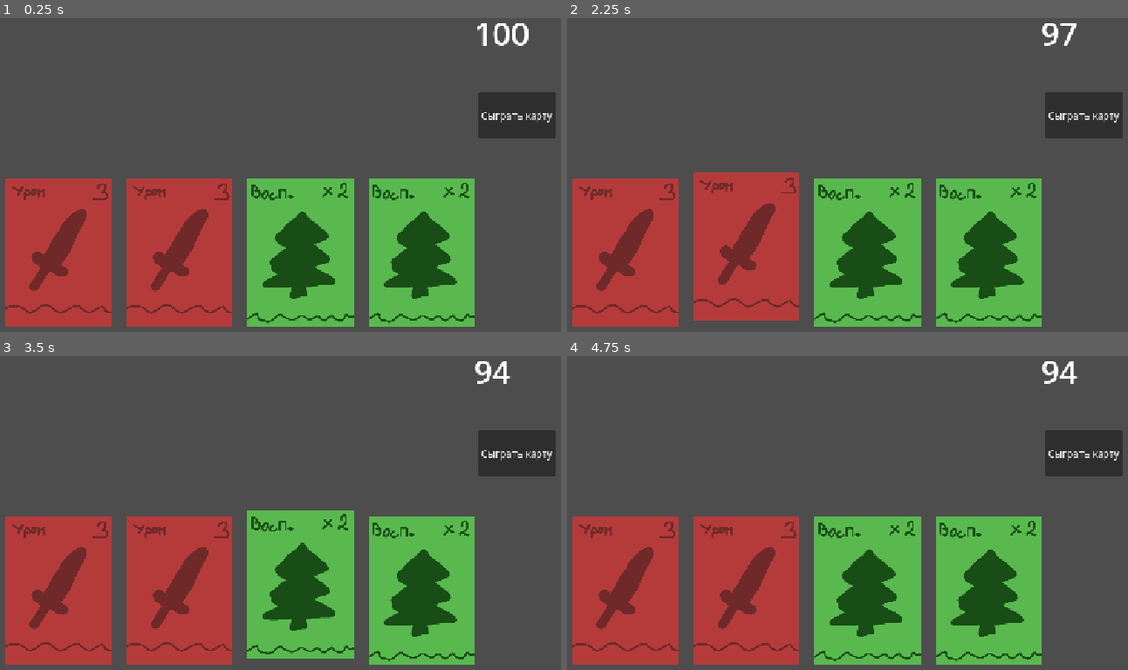
Above: before the commit, frames 1-4 (two rows, left to right).
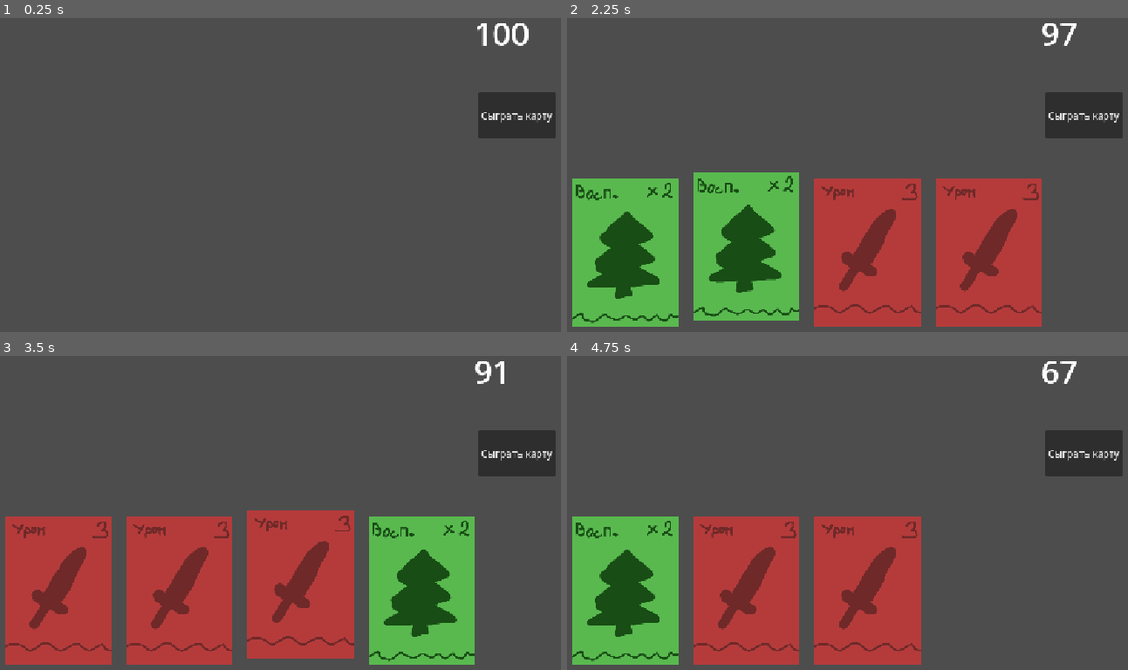
Above: after the commit, the same moments.

Repository: almoof/geopolar_game_ai_edition
Game: Godot game, scene res://scenes/battle.tscn
The game is run twice, just before and just after one commit, with the same random seed, the same clock (stepped at 60 frames per second) and the same inputs. This scene is started directly instead of the project's main scene.
Inputs (mouse positions are in pixels of both pictures, inside the frame that each line leads up to):
- Up to frame 1 (0.25 s): no input
- Up to frame 2 (2.25 s): click "Сыграть карту" at 0.5 s; tap Enter at 1.25 s; move the mouse to (623, 253) at 1.27 s; hold D (right) 1.28-2.03 s; hold F (interact) 1.28-2.03 s; click (623, 253) at 1.42 s; tap Space at 2 s; move the mouse to (746, 253) at 2.02 s; hold S (down) from 2.03 s (still down); tap F (interact) at 2.1 s; click (746, 253) at 2.17 s
- Up to frame 3 (3.5 s): tap Enter at 2.75 s; move the mouse to (302, 591) at 2.77 s; release S (down) at 2.78 s; hold D (right) from 2.78 s (still down); hold F (interact) from 2.78 s (still down); click (302, 591) at 2.92 s
- Up to frame 4 (4.75 s): tap Space at 3.5 s; move the mouse to (987, 591) at 3.52 s; release D (right) at 3.53 s; release F (interact) at 3.53 s; hold W (up) 3.53-4.28 s; tap F (interact) at 3.6 s; click (987, 591) at 3.67 s; tap Enter at 4.25 s; move the mouse to (1060, 585) at 4.27 s; hold A (left) from 4.28 s (still down); hold F (interact) from 4.28 s (still down)

The runs differ from the first frame. In frame 1, 36% of the frame differs, in the area x 0-85%, y 51-99%; in frame 2, 36%; in frame 3, 9.2%; in frame 4, 27%.
Error after the commit: Invalid assignment of property or key 'text' with value of type 'String' on a base object of type 'null instance'. (res://scenes/logic.gd:18)

Commit message:
Add discards and hand reroll

Diff:
--- a/scenes/logic.gd
+++ b/scenes/logic.gd
@@ -10,23 +10,31 @@
 var pineCardScene = preload("res://scenes/pine_card.tscn")
 
 var deck: Array[String] = ["damage_card", "damage_card", "damage_card", "damage_card", "pine_card", "pine_card"]
+var discard_deck: Array[String] = []
+var slots_num = 4
 
 func _ready() -> void:
 	$"../HP text".text = str(hp)
+	$"../Deck size".text = str(deck.size())
 	fill_slots()
-	instantiate_slots()
 
 
 func fill_slots() -> void:
+	slots.clear()
 	randomize()
-	for i in 4:
+	if deck.size() == 0:
+		return
+	elif slots_num > deck.size():
+		slots_num = deck.size()
+	for i in slots_num:
 		var random_card = deck.pick_random()
 		slots.append(random_card)
 		deck.erase(random_card)
-		print(slots)
+		#print(slots)
+	instantiate_slots()
 
 func instantiate_slots() -> void:
-	for i in 4:
+	for i in slots_num:
 		match slots[i]:
 			"damage_card":
 				var cardInstance = damageCardScene.instantiate() as Damage_Card
@@ -34,25 +42,45 @@
 				cardInstance.global_position = Vector2((i+1)*200, 430)
 				cardInstance.scale = Vector2(0.583, 0.583)
 				slots_inst.append(cardInstance)
-				print("1")
+				#print("1")
 			"pine_card":
 				var cardInstance = pineCardScene.instantiate() as Pine_Card
 				add_child(cardInstance)
 				cardInstance.global_position = Vector2((i+1)*200, 430)
 				cardInstance.scale = Vector2(0.583, 0.583)
 				slots_inst.append(cardInstance)
-				print("2")
-	print("array -", slots_inst)
+				#print("2")
+	#print("array -", slots_inst)
 func _on_button_pressed() -> void:
-	print(slots_inst)
+	#print("bylo ->", slots_inst)
 	for card in slots_inst:
 		if card.isSelected:
 			cards_to_play.append(check_id(card))
 			card.isSelected = false
 			card.position.y += 10
-			print("added")
-	print(cards_to_play)
+			#print("added")
+			card.queue_free()
+		else:
+			deck.append(check_id(card))
+			card.queue_free()
+	slots_inst.clear()
+
+	#print("cards to plat", cards_to_play)
 	play_cards()
+	discard_cards()
+
+	fill_slots()
+	#instantiate_slots()
+	print("discard deck ", discard_deck)
+	print("stalo -> ", slots_inst)
+	#print("slots", slots)
+	print("deck ", deck)
+
+
+func discard_cards() -> void:
+	for card in cards_to_play:
+		discard_deck.append(card)
+	cards_to_play.clear()
 
 func check_id(card: Card) -> String:
 	match card.id:
@@ -68,6 +96,7 @@
 			susceptivity *= 2
 	hp -= damage * susceptivity
 	$"../HP text".text = str(hp)
+	$"../Deck size".text = str(deck.size())
 	damage = 0
 	susceptivity = 1
-	cards_to_play.clear()
+	#cards_to_play.clear()
